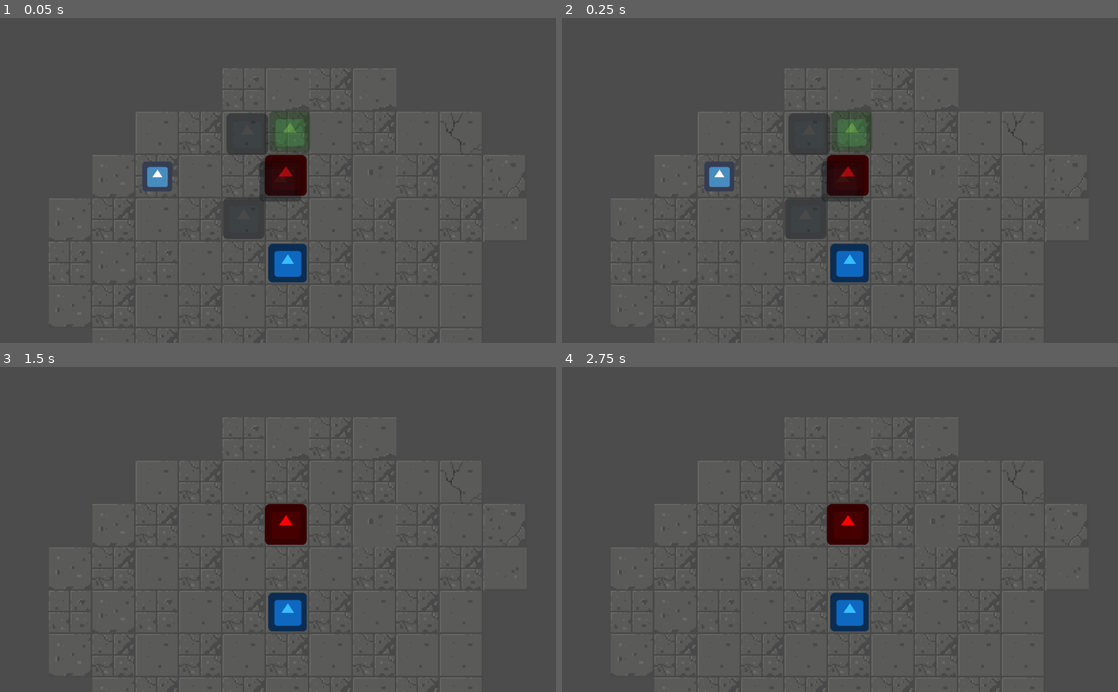
Above: before the commit, frames 1-4 (two rows, left to right).
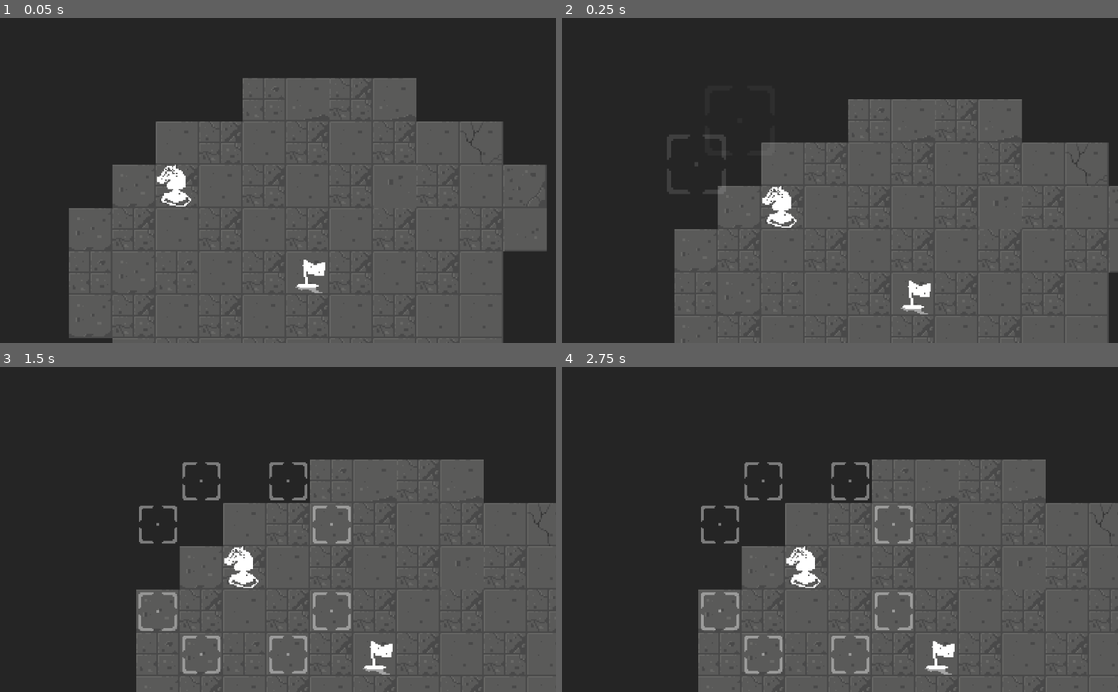
Above: after the commit, the same moments.

Repository: jhysek/gmtk202
Game: Godot game, scene res://Game.tscn
Same seed, same stepped clock (60 frames per second), same inputs: the game is played once before the commit and once after it. The engine's default icon, where the game draws it, is replaced by a stand-in: a white triangle on a blue panel in a dark square.
Inputs (mouse positions are in pixels of both pictures, inside the frame that each line leads up to):
- Up to frame 1 (0.05 s): no input
- Up to frame 2 (0.25 s): no input
- Up to frame 3 (1.5 s): tap Enter (ui_accept) at 0.5, 0.77, 0.8, 1.07, 1.35 s; move the mouse to (400, 513) at 0.52 s; hold D 0.53-1.28 s; tap F at 0.6 s; click (400, 513) at 0.67 s; move the mouse to (166, 545) at 1.27 s; hold S from 1.28 s (still down); click (166, 545) at 1.42 s
- Up to frame 4 (2.75 s): tap Enter (ui_accept) at 1.52, 1.82, 2, 2.3 s; tap F at 1.55, 2.1 s; move the mouse to (895, 458) at 2.02 s; release S at 2.03 s; hold D from 2.03 s (still down); click (895, 458) at 2.17 s

The runs differ from the first frame. In frame 1, 50% of the frame differs, in the area x 0-100%, y 0-100%; in frame 2, 55%; in frame 3, 59%; in frame 4, 59%.

Commit message:
Animations

Diff:
--- /dev/null
+++ b/Components/Indicator/Indicator.gd
@@ -0,0 +1,52 @@
+extends Area2D
+
+onready var game = get_node("/root/Game")
+onready var progress = $ProgressBar
+
+export var NORMAL_OFF = Color(1,1,1,0.4)
+export var NORMAL_ON  = Color(1,1,1,1)
+export var SELECTED_OFF = Color("FFD300")
+export var SELECTED_ON  = Color("FFD300")
+
+var map_position = Vector2(0, 0)
+
+var selected = false
+
+func _ready():
+	$Sprite.modulate = NORMAL_OFF
+
+func set_progress(value):
+	progress.value = value
+
+func _on_Indicator1_mouse_entered():
+	if (selected):
+		$Sprite.modulate = SELECTED_ON
+	else:
+		$Sprite.modulate = NORMAL_ON
+
+func _on_Indicator1_mouse_exited():
+	if (selected):
+		$Sprite.modulate = SELECTED_OFF
+	else:
+		$Sprite.modulate = NORMAL_OFF
+
+
+func select():
+	$Sprite.modulate = SELECTED_OFF
+	selected = true
+	progress.show()
+
+func unselect():
+	$Sprite.modulate = NORMAL_OFF
+	selected = false
+	progress.hide()
+
+func _on_Indicator1_input_event(viewport, event, shape_idx):
+	if event is InputEventMouseButton and event.pressed:
+		map_position = game.world_to_map(position)
+		game.indicator_clicked(self)
+
+
+func _on_AnimationPlayer_animation_finished(anim_name):
+	if false and anim_name == "Appear":
+		$AnimationPlayer.play("Pulse")
--- /dev/null
+++ b/Components/Indicator/Indicator.tscn
@@ -0,0 +1,104 @@
+[gd_scene load_steps=8 format=2]
+
+[ext_resource path="res://assets/indicator.png" type="Texture" id=1]
+[ext_resource path="res://Components/Indicator/Indicator.gd" type="Script" id=2]
+
+[sub_resource type="StyleBoxFlat" id=2]
+bg_color = Color( 1, 1, 1, 0.109804 )
+
+[sub_resource type="StyleBoxFlat" id=3]
+bg_color = Color( 0.6, 0.6, 0.6, 0 )
+
+[sub_resource type="RectangleShape2D" id=1]
+extents = Vector2( 13.7934, 13.9828 )
+
+[sub_resource type="Animation" id=5]
+resource_name = "Appear"
+tracks/0/type = "value"
+tracks/0/path = NodePath("Sprite:self_modulate")
+tracks/0/interp = 1
+tracks/0/loop_wrap = true
+tracks/0/imported = false
+tracks/0/enabled = true
+tracks/0/keys = {
+"times": PoolRealArray( 0, 1 ),
+"transitions": PoolRealArray( 0.466516, 1 ),
+"update": 0,
+"values": [ Color( 1, 1, 1, 0 ), Color( 1, 1, 1, 1 ) ]
+}
+tracks/1/type = "value"
+tracks/1/path = NodePath(".:visible")
+tracks/1/interp = 1
+tracks/1/loop_wrap = true
+tracks/1/imported = false
+tracks/1/enabled = true
+tracks/1/keys = {
+"times": PoolRealArray( 0 ),
+"transitions": PoolRealArray( 1 ),
+"update": 1,
+"values": [ true ]
+}
+tracks/2/type = "value"
+tracks/2/path = NodePath("Sprite:scale")
+tracks/2/interp = 1
+tracks/2/loop_wrap = true
+tracks/2/imported = false
+tracks/2/enabled = true
+tracks/2/keys = {
+"times": PoolRealArray( 0, 1 ),
+"transitions": PoolRealArray( 0.287175, 1 ),
+"update": 0,
+"values": [ Vector2( 2, 2 ), Vector2( 1, 1 ) ]
+}
+
+[sub_resource type="Animation" id=4]
+resource_name = "Pulse"
+loop = true
+tracks/0/type = "value"
+tracks/0/path = NodePath("Sprite:self_modulate")
+tracks/0/interp = 1
+tracks/0/loop_wrap = true
+tracks/0/imported = false
+tracks/0/enabled = true
+tracks/0/keys = {
+"times": PoolRealArray( 0, 0.5 ),
+"transitions": PoolRealArray( 1, 1 ),
+"update": 0,
+"values": [ Color( 1, 1, 1, 1 ), Color( 1, 1, 1, 0.270588 ) ]
+}
+
+[node name="Indicator1" type="Area2D"]
+script = ExtResource( 2 )
+
+[node name="ProgressBar" type="ProgressBar" parent="."]
+visible = false
+margin_left = -13.8954
+margin_top = 13.9743
+margin_right = 14.1046
+margin_bottom = 41.9743
+rect_rotation = -90.219
+custom_styles/fg = SubResource( 2 )
+custom_styles/bg = SubResource( 3 )
+value = 30.0
+percent_visible = false
+__meta__ = {
+"_edit_use_anchors_": false
+}
+
+[node name="Sprite" type="Sprite" parent="."]
+modulate = Color( 1, 1, 1, 0.376471 )
+self_modulate = Color( 1, 1, 1, 0 )
+scale = Vector2( 2, 2 )
+texture = ExtResource( 1 )
+
+[node name="CollisionShape2D" type="CollisionShape2D" parent="."]
+shape = SubResource( 1 )
+
+[node name="AnimationPlayer" type="AnimationPlayer" parent="."]
+autoplay = "Pulse"
+anims/Appear = SubResource( 5 )
+anims/Pulse = SubResource( 4 )
+[connection signal="input_event" from="." to="." method="_on_Indicator1_input_event"]
+[connection signal="mouse_entered" from="." to="." method="_on_Indicator1_mouse_entered"]
+[connection signal="mouse_exited" from="." to="." method="_on_Indicator1_mouse_exited"]
+[connection signal="animation_finished" from="AnimationPlayer" to="." method="_on_AnimationPlayer_animation_finished"]
--- a/Game.gd
+++ b/Game.gd
@@ -1,32 +1,67 @@
 extends Node2D
 
 export var CELL_SIZE = 32
+export var STEP_TIME = 3
 
+var indicators = 0
 var started = false
 var exit_map_pos = Vector2(0,0)
+var step_time = 0
+var selected_indicator
 
 onready var player = $Player
 
 func _ready():
 	exit_map_pos = world_to_map($Exit.position)
 	$Exit.position = map_to_world(exit_map_pos)
-
-	$Player.position = map_to_world(Vector2(10,10))
+	$Player.jump_to(Vector2(10,10))
+	draw_indicators()
 
 func start():
-	$Timer.start()
+	started = true
+	set_process(true)
 
-func _on_Timer_timeout():
-	player.jump()
+func _process(delta):
+	if started:
+		step_time += delta
+		if selected_indicator:
+			print(step_time)
+			selected_indicator.set_progress(step_time / STEP_TIME * 100)
 
-func jumped_at(world_pos: Vector2):
-	var map_pos = world_to_map(world_pos)
+		if step_time >= STEP_TIME:
+			step_time = 0
+			player.jump_to(world_to_map(selected_indicator.position))
+
+
+func indicator_clicked(indicator):
+	if not started:
+		start()
+
+	for ind in $Indicators.get_children():
+		ind.unselect()
+
+	indicator.select()
+	selected_indicator = indicator
+
+	var line = $Player/SelectedLine
+	line.get_node("AnimationPlayer").play("FadeIn")
+	line.set_point_position(1, Vector2(0, indicator.position.y - player.position.y))
+	line.set_point_position(2, indicator.position - player.position)
+
+
+func jumped_at(map_pos: Vector2):
 	print("=> " + str(map_pos))
 	print("? " + str(exit_map_pos))
+
+	$Player/SelectedLine.hide()
+
 
 	if (map_pos == exit_map_pos):
 		print("FINUSHED")
 		started = false
+		hide_indicators()
+	else:
+		draw_indicators()
 
 func map_to_world(map_pos: Vector2):
 	return map_pos * CELL_SIZE - Vector2(CELL_SIZE / 2, CELL_SIZE / 2)
@@ -34,3 +69,22 @@
 func world_to_map(world_pos: Vector2):
 	var wp = world_pos / CELL_SIZE
 	return Vector2(round(wp.x), round(wp.y))
+
+func hide_indicators():
+	for indicator in $Indicators.get_children():
+		indicator.get_node("AnimationPlayer").play_backwards("Appear")
+
+func draw_indicators():
+	for indicator in $Indicators.get_children():
+		indicator.hide()
+		indicator.get_node("AnimationPlayer").stop()
+	indicators = 0
+	$Timer.start()
+	$Player/SelectedLine/AnimationPlayer.play("FadeIn")
+
+func _on_Timer_timeout():
+	if indicators < 8:
+		indicators += 1
+		$Indicators.get_node("Indicator" + str(indicators) + "/AnimationPlayer").play("Appear")
+	else:
+		$Timer.stop()
--- a/Game.tscn
+++ b/Game.tscn
@@ -1,9 +1,11 @@
-[gd_scene load_steps=6 format=2]
+[gd_scene load_steps=9 format=2]
 
 [ext_resource path="res://assets/Dungeon_Tileset.png" type="Texture" id=1]
-[ext_resource path="res://icon.png" type="Texture" id=2]
 [ext_resource path="res://Player.gd" type="Script" id=3]
 [ext_resource path="res://Game.gd" type="Script" id=4]
+[ext_resource path="res://Components/Exit/exit.png" type="Texture" id=5]
+[ext_resource path="res://assets/horse.png" type="Texture" id=6]
+[ext_resource path="res://Components/Indicator/Indicator.tscn" type="PackedScene" id=7]
 
 [sub_resource type="TileSet" id=1]
 0/name = "Dungeon_Tileset.png 0"
@@ -75,6 +77,21 @@
 3/shapes = [  ]
 3/z_index = 0
 
+[sub_resource type="Animation" id=2]
+resource_name = "FadeIn"
+tracks/0/type = "value"
+tracks/0/path = NodePath(".:modulate")
+tracks/0/interp = 1
+tracks/0/loop_wrap = true
+tracks/0/imported = false
+tracks/0/enabled = true
+tracks/0/keys = {
+"times": PoolRealArray( 0, 0.5 ),
+"transitions": PoolRealArray( 1, 1 ),
+"update": 0,
+"values": [ Color( 1, 1, 1, 0 ), Color( 1, 1, 1, 1 ) ]
+}
+
 [node name="Game" type="Node2D"]
 script = ExtResource( 4 )
 
@@ -82,57 +99,61 @@
 tile_set = SubResource( 1 )
 cell_size = Vector2( 32, 32 )
 format = 1
-tile_data = PoolIntArray( 131095, 1, 0, 458763, 3, 65537, 458764, 3, 65540, 4587 …(917 unchanged characters)…
+tile_data = PoolIntArray( 458763, 3, 65537, 458764, 3, 65540, 4587 …(917 unchanged characters)…
 
-[node name="Camera2D" type="Camera2D" parent="."]
-position = Vector2( 392.836, 306.96 )
-current = true
-zoom = Vector2( 0.4, 0.4 )
-
-[node name="icon" type="Sprite" parent="."]
-modulate = Color( 1, 0, 0, 1 )
-position = Vector2( 398.599, 303.261 )
-scale = Vector2( 0.23904, 0.235816 )
-texture = ExtResource( 2 )
+[node name="Exit" type="Sprite" parent="."]
+position = Vector2( 424.061, 392.349 )
+texture = ExtResource( 5 )
 
 [node name="Indicators" type="Node2D" parent="."]
 
-[node name="Indicator1" type="Sprite" parent="."]
-modulate = Color( 0.168627, 0.168627, 0.168627, 0.364706 )
-position = Vector2( 367.526, 335.018 )
-scale = Vector2( 0.23904, 0.235816 )
-texture = ExtResource( 2 )
+[node name="Indicator1" parent="Indicators" instance=ExtResource( 7 )]
+visible = false
 
-[node name="Indicator2" type="Sprite" parent="."]
-modulate = Color( 0.168627, 0.168627, 0.168627, 0.364706 )
-position = Vector2( 394.601, 307.665 )
-scale = Vector2( 0.23904, 0.235816 )
-texture = ExtResource( 2 )
+[node name="Indicator2" parent="Indicators" instance=ExtResource( 7 )]
+visible = false
 
-[node name="Indicator3" type="Sprite" parent="."]
-modulate = Color( 0.168627, 0.168627, 0.168627, 0.364706 )
-position = Vector2( 370.167, 272.503 )
-scale = Vector2( 0.23904, 0.235816 )
-texture = ExtResource( 2 )
+[node name="Indicator3" parent="Indicators" instance=ExtResource( 7 )]
+visible = false
 
-[node name="Indicator4" type="Sprite" parent="."]
-modulate = Color( 0.427451, 1, 0.168627, 0.364706 )
-position = Vector2( 401.571, 271.036 )
-scale = Vector2( 0.23904, 0.235816 )
-texture = ExtResource( 2 )
+[node name="Indicator4" parent="Indicators" instance=ExtResource( 7 )]
+visible = false
 
-[node name="Exit" type="Sprite" parent="."]
-modulate = Color( 0.215686, 0.741176, 1, 1 )
-position = Vector2( 424.061, 392.349 )
-scale = Vector2( 0.222068, 0.222754 )
-texture = ExtResource( 2 )
+[node name="Indicator5" parent="Indicators" instance=ExtResource( 7 )]
+visible = false
+
+[node name="Indicator6" parent="Indicators" instance=ExtResource( 7 )]
+visible = false
+
+[node name="Indicator7" parent="Indicators" instance=ExtResource( 7 )]
+visible = false
+
+[node name="Indicator8" parent="Indicators" instance=ExtResource( 7 )]
+visible = false
 
 [node name="Player" type="Sprite" parent="."]
-position = Vector2( 368.243, 334.727 )
-scale = Vector2( 0.171328, 0.173477 )
-texture = ExtResource( 2 )
+position = Vector2( 368.381, 335.417 )
+texture = ExtResource( 6 )
 script = ExtResource( 3 )
 
+[node name="Camera2D" type="Camera2D" parent="Player"]
+position = Vector2( 24.4547, -28.4575 )
+current = true
+zoom = Vector2( 0.4, 0.4 )
+smoothing_enabled = true
+
+[node name="SelectedLine" type="Line2D" parent="Player"]
+modulate = Color( 1, 1, 1, 0 )
+show_behind_parent = true
+points = PoolVector2Array( 0, 0, 32, 0, 32, 32 )
+width = 32.0
+default_color = Color( 0.0196078, 0.0196078, 0.0196078, 0.243137 )
+begin_cap_mode = 1
+end_cap_mode = 1
+
+[node name="AnimationPlayer" type="AnimationPlayer" parent="Player/SelectedLine"]
+anims/FadeIn = SubResource( 2 )
+
 [node name="Timer" type="Timer" parent="."]
-wait_time = 1.5
+wait_time = 0.1
 [connection signal="timeout" from="Timer" to="." method="_on_Timer_timeout"]
--- a/Player.gd
+++ b/Player.gd
@@ -1,68 +1,44 @@
 extends Sprite
 
-var CELL_SIZE = 32
 const MOVES = [
 	[KEY_Q, Vector2(-2, -1)],
 	[KEY_W, Vector2(-1, -2)],
 	[KEY_E, Vector2(1, -2)],
 	[KEY_R, Vector2(2, -1)],
+	[KEY_F, Vector2(2, 1)],
+	[KEY_D, Vector2(1, 2)],
+	[KEY_S, Vector2(-1, 2)],
 	[KEY_A, Vector2(-2, 1)],
-	[KEY_S, Vector2(-1, 2)],
-	[KEY_D, Vector2(1, 2)],
-	[KEY_F, Vector2(2, 1)],
 ]
 
-onready var indicator1 = get_node("/root/Game/Indicator1")
-onready var indicator2 = get_node("/root/Game/Indicator2")
-onready var indicator3 = get_node("/root/Game/Indicator3")
-onready var indicator4 = get_node("/root/Game/Indicator4")
+onready var indicators = get_node("/root/Game/Indicators")
 onready var game = get_node("/root/Game")
 
+var map_position
 var jump_position
 var next_move
 
-func _ready():
-	CELL_SIZE = game.CELL_SIZE
-	jump_position = position
-	set_process_input(true)
 
-func _input(event):
-	if event is InputEventKey:
-		#if !game.started:
-	#		game.start()
-
-		for move in MOVES:
-			if Input.is_key_pressed(move[0]):
-				if event.pressed:
-					next_move = move[1]
-					jump_position = position + next_move * CELL_SIZE
-					draw_indicators()
-
-		if Input.is_action_just_pressed("ui_accept") and next_move:
-			jump()
+func jump_to(m_pos):
+	if map_position:
+		next_move = m_pos - map_position
+	map_position = m_pos
+	position = game.map_to_world(map_position)
+	set_indicatpr_positions()
+	game.jumped_at(map_position)
 
 func jump():
-	position = jump_position
-	jump_position = position + next_move * CELL_SIZE
-	game.jumped_at(position)
-	draw_indicators()
+	next_move = jump_position - map_position
+	map_position = jump_position
+	position = game.map_to_world(map_position)
+	game.jumped_at(map_position)
+	jump_position = jump_position + next_move
 
-func draw_indicators():
-	var path = get_path()
-	indicator1.position = position
-	indicator2.position = position + path[1] * CELL_SIZE
-	indicator3.position = position + path[2] * CELL_SIZE
-	indicator4.position = jump_position
+func set_indicatpr_positions():
+	var idx = 1
+	for move in MOVES:
+		indicators.get_node("Indicator" + str(idx)).position = game.map_to_world(map_position + move[1])
+		idx += 1
 
-
-func get_path():
-	var path = []
-	var diff_x = -1 if next_move.x < 0 else 1
-	var diff_y = -1 if next_move.y < 0 else 1
-
-	for x in range(0, next_move.x + diff_x, diff_x):
-		for y in range(0, next_move.y + diff_y, diff_y):
-			path.append(Vector2(x, y))
-
-	print(path)
-	return path
+func draw_possible_move(move):
+	pass
--- a/project.godot
+++ b/project.godot
@@ -22,6 +22,8 @@
 [rendering]
 
 quality/driver/driver_name="GLES2"
+quality/2d/use_pixel_snap=true
 vram_compression/import_etc=true
 vram_compression/import_etc2=false
+environment/default_clear_color=Color( 0.145098, 0.145098, 0.145098, 1 )
 environment/default_environment="res://default_env.tres"
Binary file added: Components/Exit/exit.png
Not shown, added: Components/Exit/exit.png.import
Binary file added: assets/horse.png
Not shown, added: assets/horse.png.import
Binary file changed: assets/indicator.png
Not shown, added: assets/indicator.png.import
